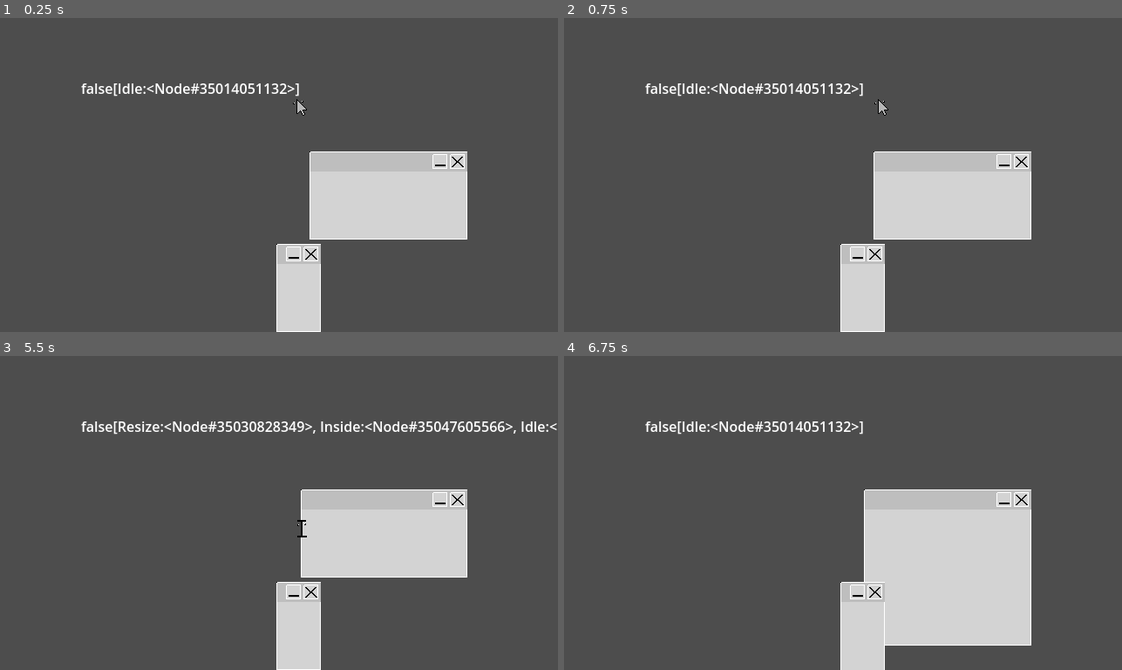
Above: before the commit, frames 1-4 (two rows, left to right).
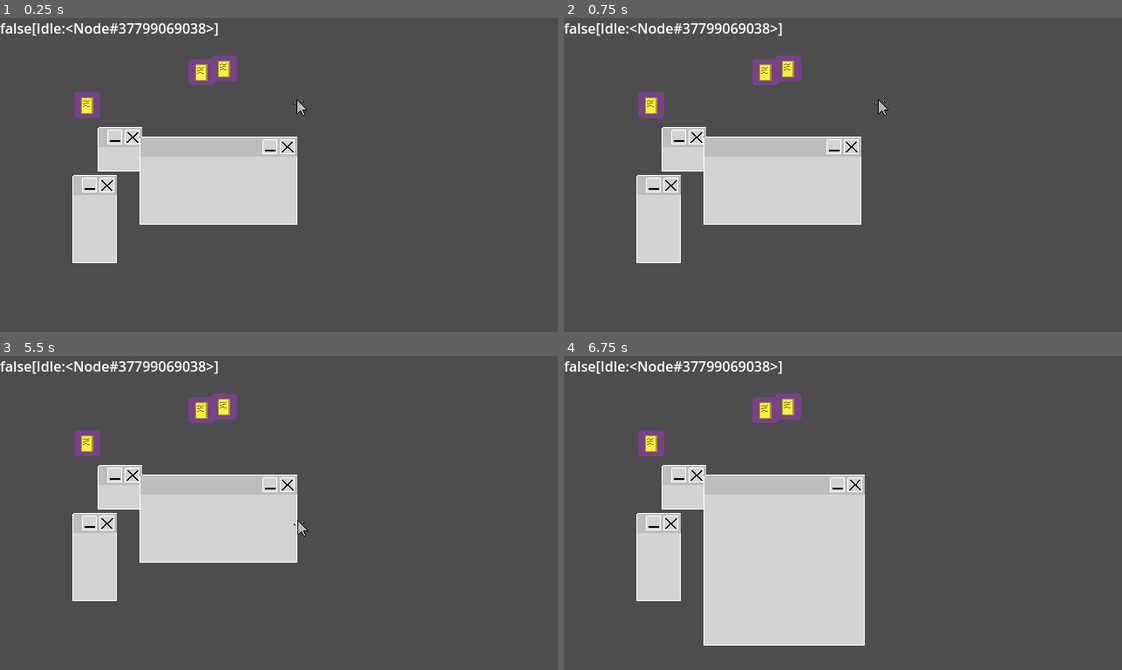
Above: after the commit, the same moments.

Repository: username123115/Clicky
Game: Godot game, scene res://intro.tscn
Same seed, same stepped clock (60 frames per second), same inputs: the game is played once before the commit and once after it.
Inputs:
- Up to frame 1 (0.25 s): no input
- Up to frame 2 (0.75 s): tap Enter at 0.5 s; hold L (move_right) from 0.53 s (still down); hold Z (grab) from 0.53 s (still down)
- Up to frame 3 (5.5 s): release L (move_right) at 1.28 s; release Z (grab) at 1.28 s; hold J (move_down) 1.28-2.03 s; tap Z (grab) at 1.35, 2.85, 4.35 s; tap Space at 2, 3.5 s; hold L (move_right) 2.03-2.78 s; hold Z (grab) 2.03-2.78 s; tap Enter at 2.75, 4.25 s; hold K (move_up) 2.78-3.53 s; hold Z (grab) 3.53-4.28 s; hold H (move_left) 3.53-5.03 s; hold J (move_down) from 5.03 s (still down); hold Z (grab) from 5.03 s (still down)
- Up to frame 4 (6.75 s): release J (move_down) at 5.78 s; release Z (grab) at 5.78 s; hold L (move_right) 5.78-6.53 s; tap Z (grab) at 5.85 s; tap Space at 6.5 s; hold K (move_up) from 6.53 s (still down); hold Z (grab) from 6.53 s (still down)

The runs differ from the first frame. In frame 1, 24% of the frame differs, in the area x 0-84%, y 1-100%; in frame 2, 24%; in frame 3, 25%; in frame 4, 36%.

Commit message:
add icons for minimizing, implement global layering

Diff:
--- /dev/null
+++ b/autoloads/window_orderer.gd
@@ -0,0 +1,27 @@
+extends Node
+
+const startIndex : int = -1024
+const maxCount : int = 1024
+
+var window_list = []
+
+# Called when the node enters the scene tree for the first time.
+func _ready() -> void:
+	pass # Replace with function body.
+
+func add(window):
+	window.order = len(window_list)
+	window_list.push_back(window)
+
+func remove(window):
+	if window in window_list:
+		var removed_order = window.order
+		window_list.erase(window)
+
+		for w in window_list:
+			if w.order > removed_order:
+				w.order -= 1
+
+func set_high(window):
+	remove(window)
+	add(window)
--- a/icon/icon.gd
+++ b/icon/icon.gd
@@ -58,12 +58,17 @@
 func appearance_clicked() -> void:
 	sprite.self_modulate = Color(4.0, 4.0, 4.0, 1.0)
 
+# can be extended by subclasses
+func click_registered(clicker = null) -> void:
+	pass
+
 func click(clicker = null) -> void:
 	# Only click if haven't clicked in last click_interval seconds
 	if click_interval_timer.is_stopped():
 		click_count += 1
 
 		appearance_clicked()
+		click_registered(clicker)
 
 		click_interval_timer.stop()
 		click_interval_timer.start(click_interval)
--- /dev/null
+++ b/icon_minimizeable/icon_minimizeable.gd
@@ -0,0 +1,13 @@
+extends "res://icon/icon.gd"
+
+@onready var window = $Window
+
+@export var window_hiding : bool = false
+
+func _ready() -> void:
+	super._ready()
+	window.hiding = window_hiding
+
+func click_registered(clicker = null):
+	window_hiding = not window_hiding
+	window.hiding = window_hiding
--- /dev/null
+++ b/icon_minimizeable/icon_minimizeable.tscn
@@ -0,0 +1,25 @@
+[gd_scene load_steps=4 format=3 uid="uid://q7fcv5vhmt4l"]
+
+[ext_resource type="Script" path="res://icon_minimizeable/icon_minimizeable.gd" id="1_j0m3v"]
+[ext_resource type="Texture2D" uid="uid://ckv5yvu1l2swx" path="res://assets/art/icon_notes_concept.png" id="2_08w1o"]
+
+[sub_resource type="RectangleShape2D" id="RectangleShape2D_qsnvp"]
+size = Vector2(30, 30)
+
+[node name="Icon Minimizeable" type="Node2D"]
+script = ExtResource("1_j0m3v")
+
+[node name="DefaultSprite" type="Sprite2D" parent="."]
+visible = false
+texture = ExtResource("2_08w1o")
+
+[node name="DefaultArea" type="Area2D" parent="."]
+visible = false
+
+[node name="CollisionShape2D" type="CollisionShape2D" parent="DefaultArea"]
+shape = SubResource("RectangleShape2D_qsnvp")
+
+[node name="Click Interval Timer" type="Timer" parent="."]
+one_shot = true
+
+[node name="Click Consecutive Timer" type="Timer" parent="."]
--- a/intro.tscn
+++ b/intro.tscn
@@ -1,24 +1,38 @@
-[gd_scene load_steps=5 format=3 uid="uid://kanteoc5d2dg"]
+[gd_scene load_steps=7 format=3 uid="uid://kanteoc5d2dg"]
 
 [ext_resource type="PackedScene" uid="uid://b76rhy6jvdbac" path="res://player/player.tscn" id="1_2emgv"]
+[ext_resource type="PackedScene" uid="uid://bo822hpbkvv8d" path="res://icon/icon.tscn" id="1_8pycq"]
+[ext_resource type="PackedScene" uid="uid://q7fcv5vhmt4l" path="res://icon_minimizeable/icon_minimizeable.tscn" id="1_ghew6"]
 [ext_resource type="PackedScene" uid="uid://c4p7vdke6f5n2" path="res://window/window.tscn" id="2_2je34"]
 [ext_resource type="Script" path="res://player/state_window_interactions/debug_draw.gd" id="3_nceal"]
 [ext_resource type="Script" path="res://debug_info.gd" id="4_dly2c"]
 
 [node name="Intro_Level" type="Node2D"]
 
+[node name="Icon Minimizeable" parent="." instance=ExtResource("1_ghew6")]
+position = Vector2(100, 100)
+
+[node name="Window" parent="Icon Minimizeable" instance=ExtResource("2_2je34")]
+position = Vector2(13, 26)
+
+[node name="Icon" parent="." instance=ExtResource("1_8pycq")]
+position = Vector2(257, 58)
+
+[node name="Icon2" parent="." instance=ExtResource("1_8pycq")]
+position = Vector2(231, 62)
+
 [node name="Player" parent="." instance=ExtResource("1_2emgv")]
-z_index = 1
+z_index = 5
 position = Vector2(345, 104)
 
 [node name="Timer" type="Timer" parent="."]
 
 [node name="Window" parent="." instance=ExtResource("2_2je34")]
-position = Vector2(318, 260)
+position = Vector2(84, 181)
 init_height = 100
 
 [node name="Window2" parent="." instance=ExtResource("2_2je34")]
-position = Vector2(356, 154)
+position = Vector2(161, 137)
 init_height = 100
 init_width = 180
 
@@ -31,7 +45,5 @@
 script = ExtResource("4_dly2c")
 
 [node name="Label" type="Label" parent="debug_info"]
-offset_left = 93.0
-offset_top = 69.0
-offset_right = 273.0
-offset_bottom = 152.0
+offset_right = 180.0
+offset_bottom = 83.0
--- a/project.godot
+++ b/project.godot
@@ -17,7 +17,8 @@
 
 [autoload]
 
-EventBus="*res://event_bus.gd"
+EventBus="*res://autoloads/event_bus.gd"
+WindowOrderer="*res://autoloads/window_orderer.gd"
 
 [display]
 
--- a/window/window.gd
+++ b/window/window.gd
@@ -16,6 +16,12 @@
 @onready var area : Area2D =  $Area
 @onready var col_shape : CollisionShape2D = $Area/CollisionShape2D
 
+var order : int = 0:
+	get:
+		return order
+	set(value):
+		order = value
+		z_index = WindowOrderer.startIndex + order
 
 @export var hiding : bool = false:
 	get:
@@ -94,6 +100,8 @@
 		child.window_size_changed(width, height)
 		child.window_hide_changed(hiding)
 
+	WindowOrderer.add(self)
+
 
 func window_get_rect() -> Rect2:
 	var size := col_shape.shape.size as Vector2
@@ -105,9 +113,7 @@
 	return r
 
 func focus(cursor = null):
-	var p := get_parent()			# this should work if window is in root node
-	p.move_child(self, -1)
-
+	WindowOrderer.set_high(self)
 	window_focus.emit()				# if this isn't the root node also get the parent to go to the top
 
 func unfocus(cursor = null):
Renamed: event_bus.gd -> autoloads/event_bus.gd
